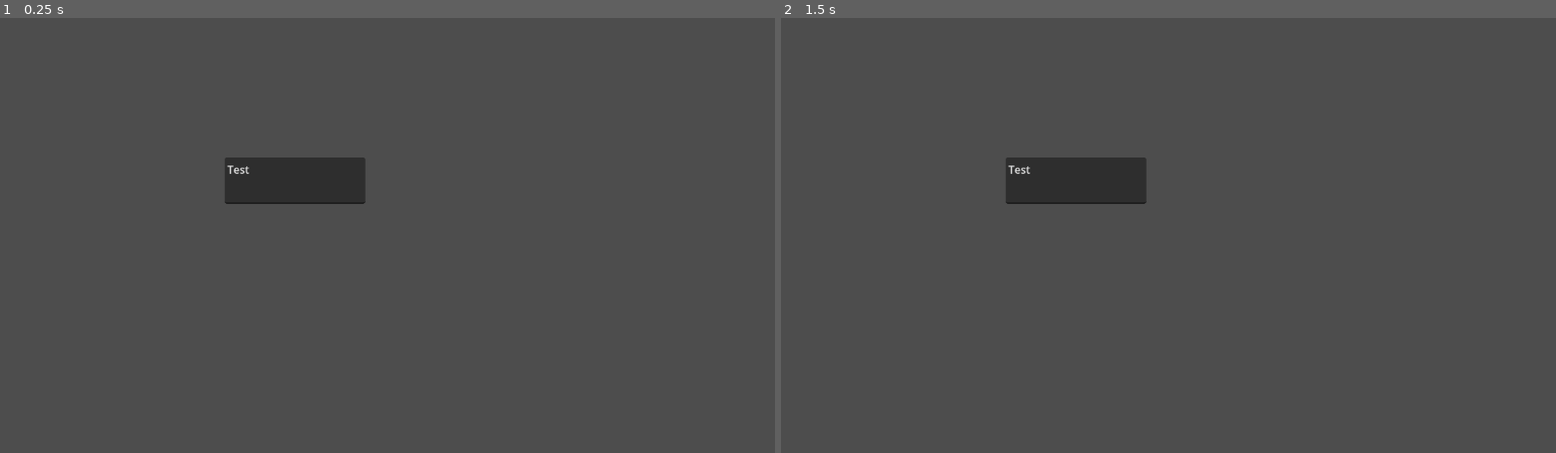
Above: before the commit, frames 1-2 (left to right).
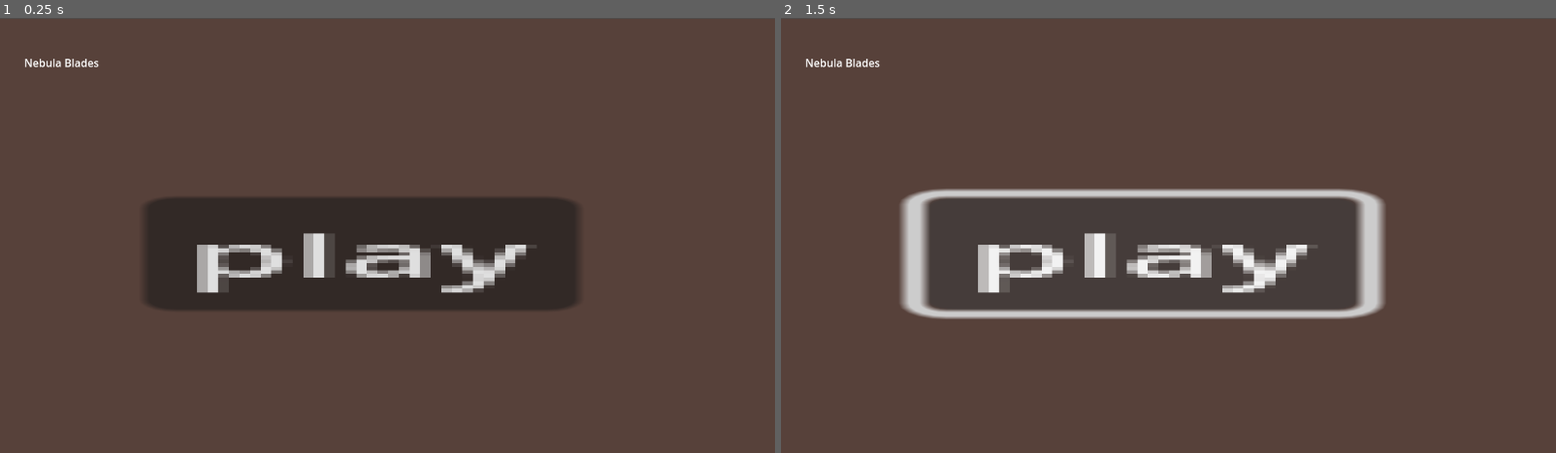
Above: after the commit, the same moments.

Repository: lorGR/NebulaBlades
Game: Godot game, scene res://scenes/main.tscn
Same seed, same stepped clock (60 frames per second), same inputs: the game is played once before the commit and once after it. Before the commit the project has no main scene; this scene is started directly in both runs.
Inputs (mouse positions are in pixels of both pictures, inside the frame that each line leads up to):
- Up to frame 1 (0.25 s): no input
- Up to frame 2 (1.5 s): click (1145, 252) at 0.5 s, where only the run after the commit has a clickable "play"; click (1145, 252) at 1.25 s, where only the run after the commit has a clickable "play"

The runs differ from the first frame. In frame 1, 16% of the frame differs, in the area x 3-76%, y 9-68%; in frame 2, 8.3%.

Commit message:
added silly play button

Diff:
--- a/project.godot
+++ b/project.godot
@@ -11,5 +11,10 @@
 [application]
 
 config/name="NebulaBlades"
+run/main_scene="res://scenes/main.tscn"
 config/features=PackedStringArray("4.2", "Forward Plus")
 config/icon="res://icon.svg"
+
+[rendering]
+
+textures/canvas_textures/default_texture_filter=0
--- a/scenes/main.tscn
+++ b/scenes/main.tscn
@@ -1,11 +1,33 @@
-[gd_scene load_steps=2 format=3 uid="uid://cikpa1deo76uo"]
+[gd_scene format=3 uid="uid://cikpa1deo76uo"]
 
-[ext_resource type="PackedScene" uid="uid://b3hjtsk7m88p3" path="res://scenes/test.tscn" id="1_xi02x"]
+[node name="Control" type="Control"]
+layout_mode = 3
+anchors_preset = 15
+anchor_right = 1.0
+anchor_bottom = 1.0
+grow_horizontal = 2
+grow_vertical = 2
 
-[node name="Main" type="Node2D"]
+[node name="ColorRect" type="ColorRect" parent="."]
+layout_mode = 0
+offset_top = 1.0
+offset_right = 1152.0
+offset_bottom = 648.0
+color = Color(0.341775, 0.254547, 0.22731, 1)
 
-[node name="TextEdit" parent="." instance=ExtResource("1_xi02x")]
-offset_left = 334.0
-offset_top = 208.0
-offset_right = 543.0
-offset_bottom = 277.0
+[node name="Label" type="Label" parent="."]
+layout_mode = 0
+offset_left = 36.0
+offset_top = 55.0
+offset_right = 148.0
+offset_bottom = 78.0
+text = "Nebula Blades"
+
+[node name="Button" type="Button" parent="."]
+layout_mode = 0
+offset_left = 214.0
+offset_top = 267.0
+offset_right = 222.0
+offset_bottom = 275.0
+scale = Vector2(15.7801, 5.44841)
+text = "play"
